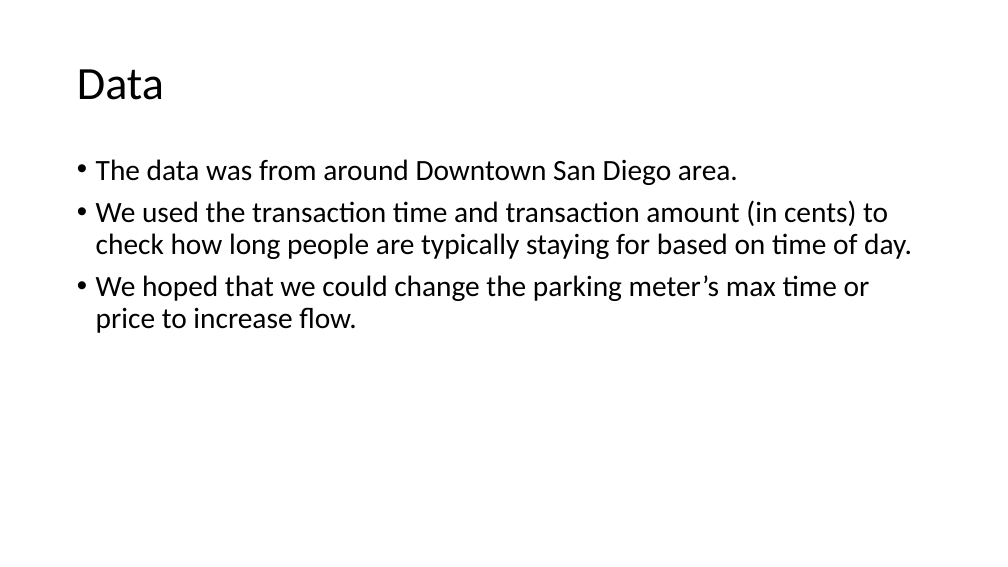
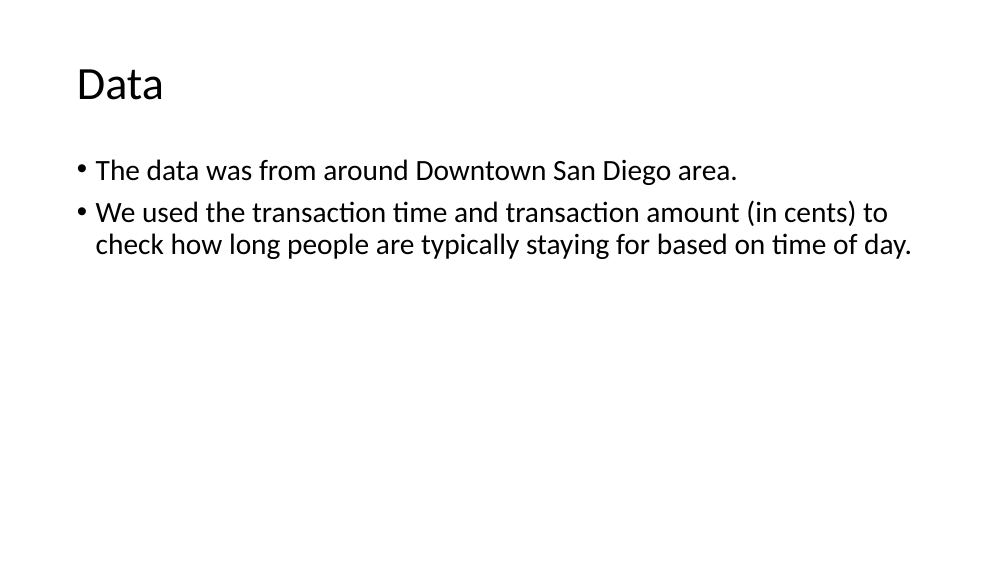
Before and after one commit to BigDataForSanDiego/2019-Team-101, a slide deck: slide 6 of Team World Wide.pptx (slide 4 before the commit). Drawn at 1008x567 pixels with LibreOffice and Linux fonts; fonts in the diff are those of the drawing. Boxes give left, top, right and bottom in pixels: in the first picture for what was removed or moved away, otherwise in the second. Text is boxed around its words. In the diff, an @@ line names an element or a change of style, - is before the commit and + after.

```diff
--- a/Team World Wide.pptx
+++ b/Team World Wide.pptx
@@ text at bbox=[96, 275, 870, 333]: paragraph removed @@
-• We hoped that we could change the parking meter’s max time or price to increase flow.
```
Also in this commit, not shown: 3 other slides changed, 4 slides added.
